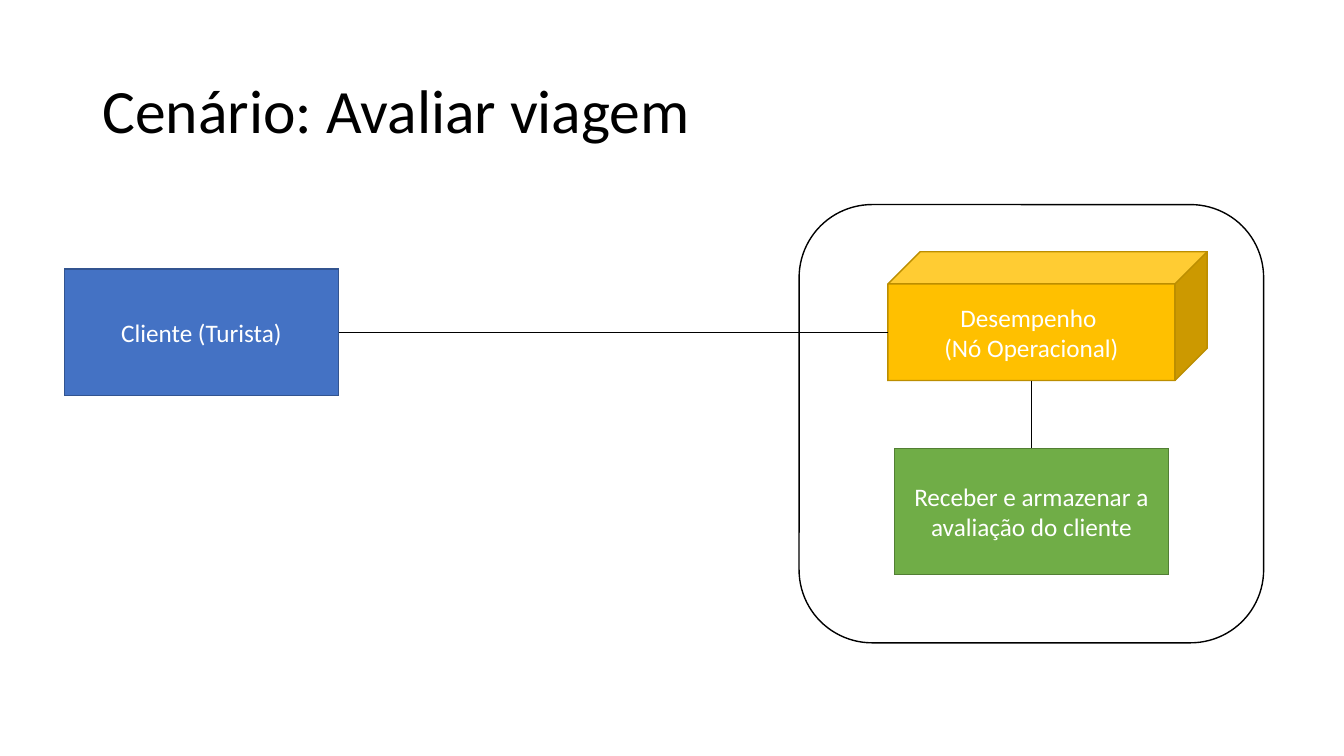
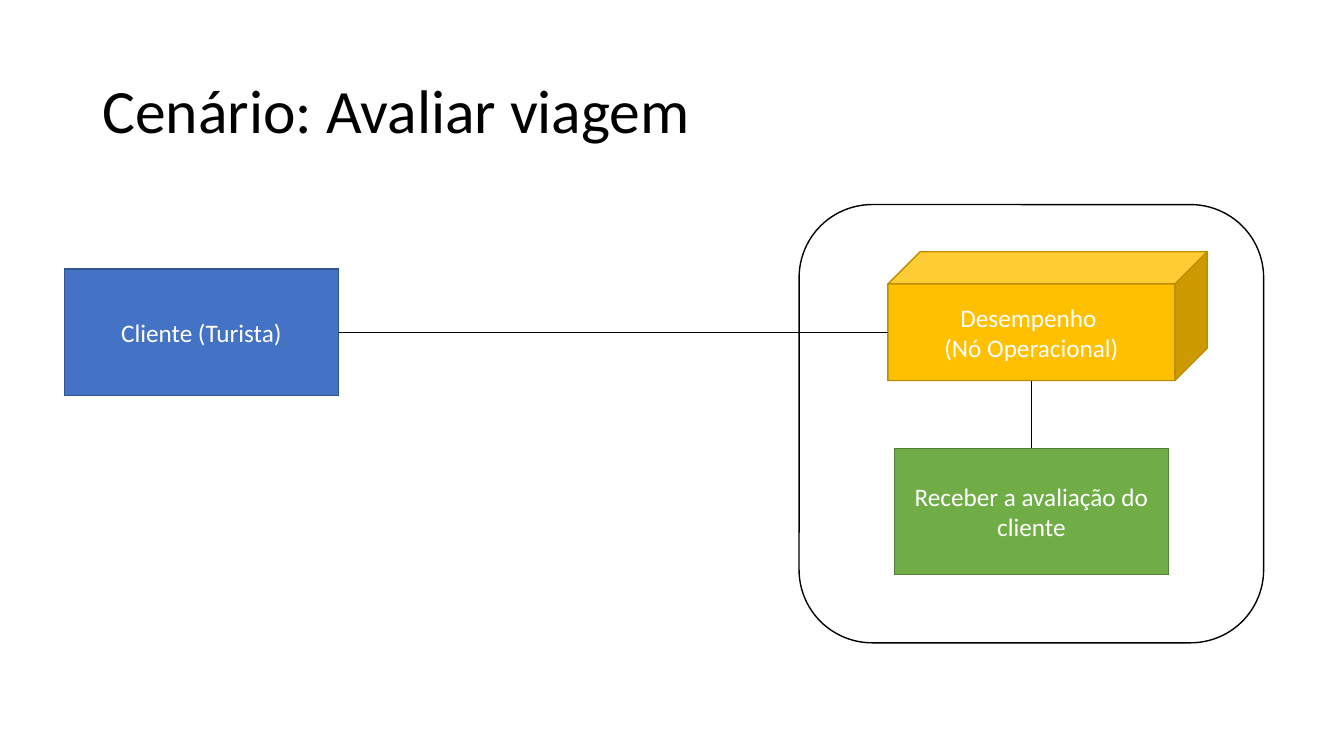
Before and after one commit to Road-on/RoadOn, a slide deck: slide 3 of 15. Arquitetura de Negócio Para Cada Cenário.pptx. Drawn at 1344x756 pixels with LibreOffice and Linux fonts; fonts in the diff are those of the drawing. Boxes give left, top, right and bottom in pixels: in the first picture for what was removed or moved away, otherwise in the second. Text is boxed around its words. In the diff, an @@ line names an element or a change of style, - is before the commit and + after.

Commit message:
Manutenção no artefato 15

```diff
--- a/15. Arquitetura de Negócio Para Cada Cenário.pptx
+++ b/15. Arquitetura de Negócio Para Cada Cenário.pptx
@@ text in rectangle at (915,488,1147,536): text changed @@
-Receber e armazenar a avaliação do cliente
+Receber a avaliação do cliente
```
